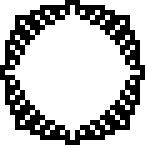
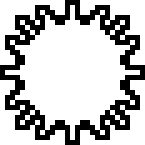
Two versions of the same layered image (145px x 145px). Layer-by-layer changes:
painted on "sun_white" over 10, 10, 135, 135
painted on "sun_black" over 5, 5, 140, 140
showed "Sun Black" over 5, 5, 140, 140
